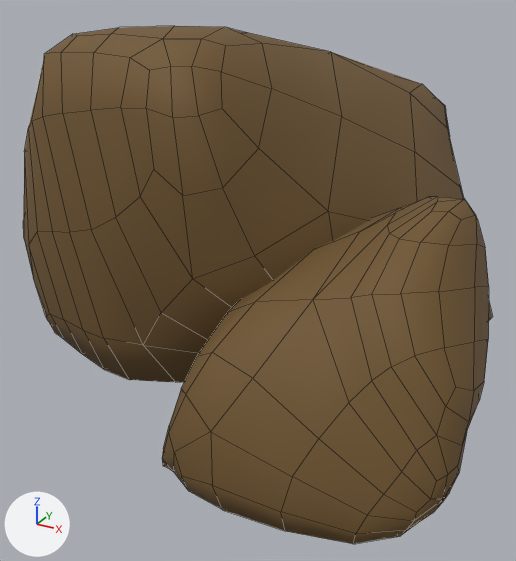
The FBX model T.I. 5 - RPG/Assets/FBX/SceneObjects/Cave/MediumMossyRock.fbx, before and after one commit.
Both versions are drawn from a 50 mm lens placed at (0.9, -1.84, 1.03), pointed at (-0.04, -0.13, 0.18). Lighting does not change. The marker at lower left points along +X, +Y and +Z. Mesh edges are drawn as thin lines. Where no turn or scale is listed for an object, it has been applied to the vertices.

In view in the first picture: 'PedraMediaMusgo'.
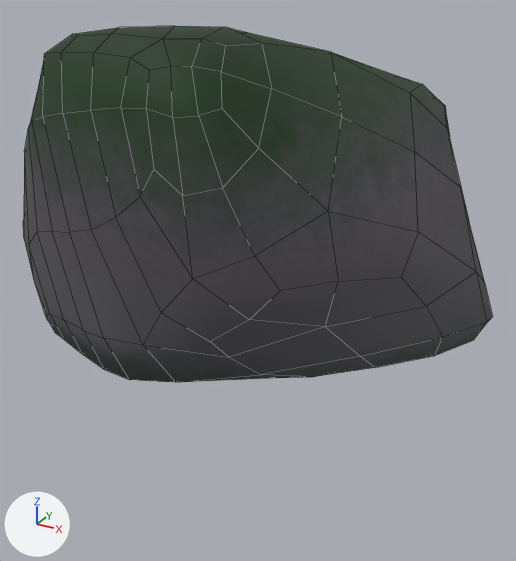
Boxes (x1, y1, x2, y2) around the edits, measured in the pictures (516 x 561 px):
'PedraMediaMusgo', surface changed, reshaped (31% shorter): before (23, 26, 492, 544); after (23, 26, 492, 382)
part 1 of me_pedramediamusgo, deleted (brown): before (162, 197, 489, 544)
part 2 of me_pedramediamusgo, surface changed: (23, 26, 492, 382) in both

The change, as a list of edits to the scene's bpy script:
```text
Add img_bigmossystoner_png:
    img_bigmossystoner_png = load_image('BigMossyStoneR.png', '../../../MatImages/ObjectsTex/BigMossyStoneR.png', 2048, 2048, 'Non-Color')
Add img_bigmossystonealbedo_png:
    img_bigmossystonealbedo_png = load_image('BigMossyStoneAlbedo.png', '../../../MatImages/ObjectsTex/BigMossyStoneAlbedo.png', 2048, 2048, 'sRGB')
Change mat_pedramusgo:
    where n0 = _N.new('ShaderNodeBsdfPrincipled'); n0.name = 'Principled BSDF'
    remove n0.inputs[0].default_value = (0.162, 0.0908, 0.0262, 1.0)  # 'Base Color', brown #70552d
    remove n0.inputs[2].default_value = 0.759  # 'Roughness'
    add n2 = _N.new('ShaderNodeTexImage'); n2.name = 'Image Texture'
    add n2.image = img_bigmossystonealbedo_png
    add n3 = _N.new('ShaderNodeTexImage'); n3.name = 'Image Texture.001'
    add n3.image = img_bigmossystoner_png
    add _L.new(n2.outputs[0], n0.inputs[0])  # 'Color' to 'Base Color'
    add _L.new(n3.outputs[0], n0.inputs[2])  # 'Color' to 'Roughness'
Change me_pedramediamusgo:
    used by ob_pedramediamusgo; location = (0.0, 0.0, 0.0)
    remove me_pedramediamusgo.from_pydata(...)  # 368 vertices, 364 faces; spans x -0.84..0.71, y -0.88..0.84, z -0.02..0.89
    add me_pedramediamusgo.from_pydata(...)  # 202 vertices, 200 faces; spans x -0.84..0.58, y -0.65..0.84, z -0.01..0.89
    me_pedramediamusgo part 1: the loose piece of 166 vertices spanning x 0.07..0.71, y -0.88..-0.15, z -0.02..0.58 is deleted
    me_pedramediamusgo part 2: 196 kept faces spanning x -0.84..0.58, y -0.65..0.84, z -0.01..0.89 get new texture (UV) coordinates
```
